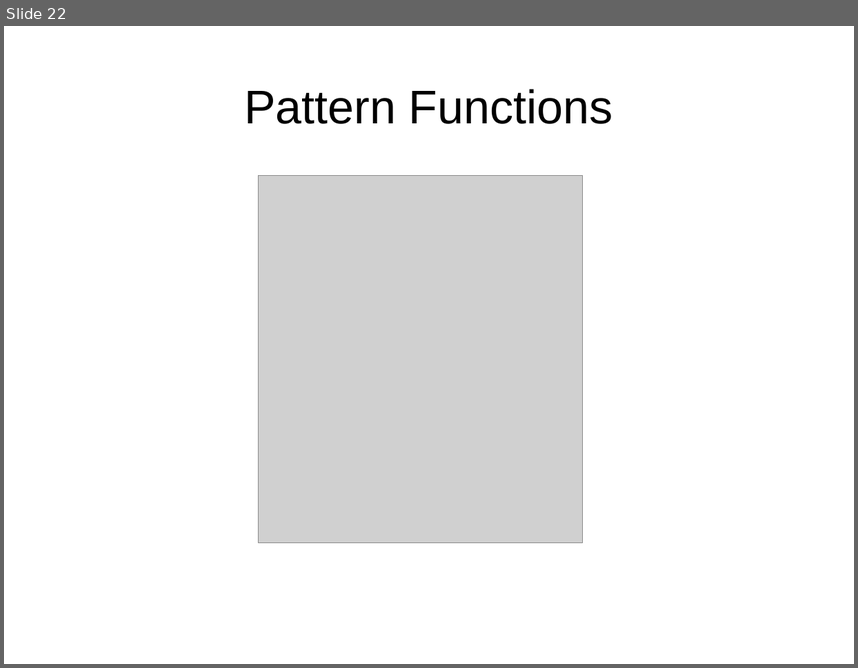
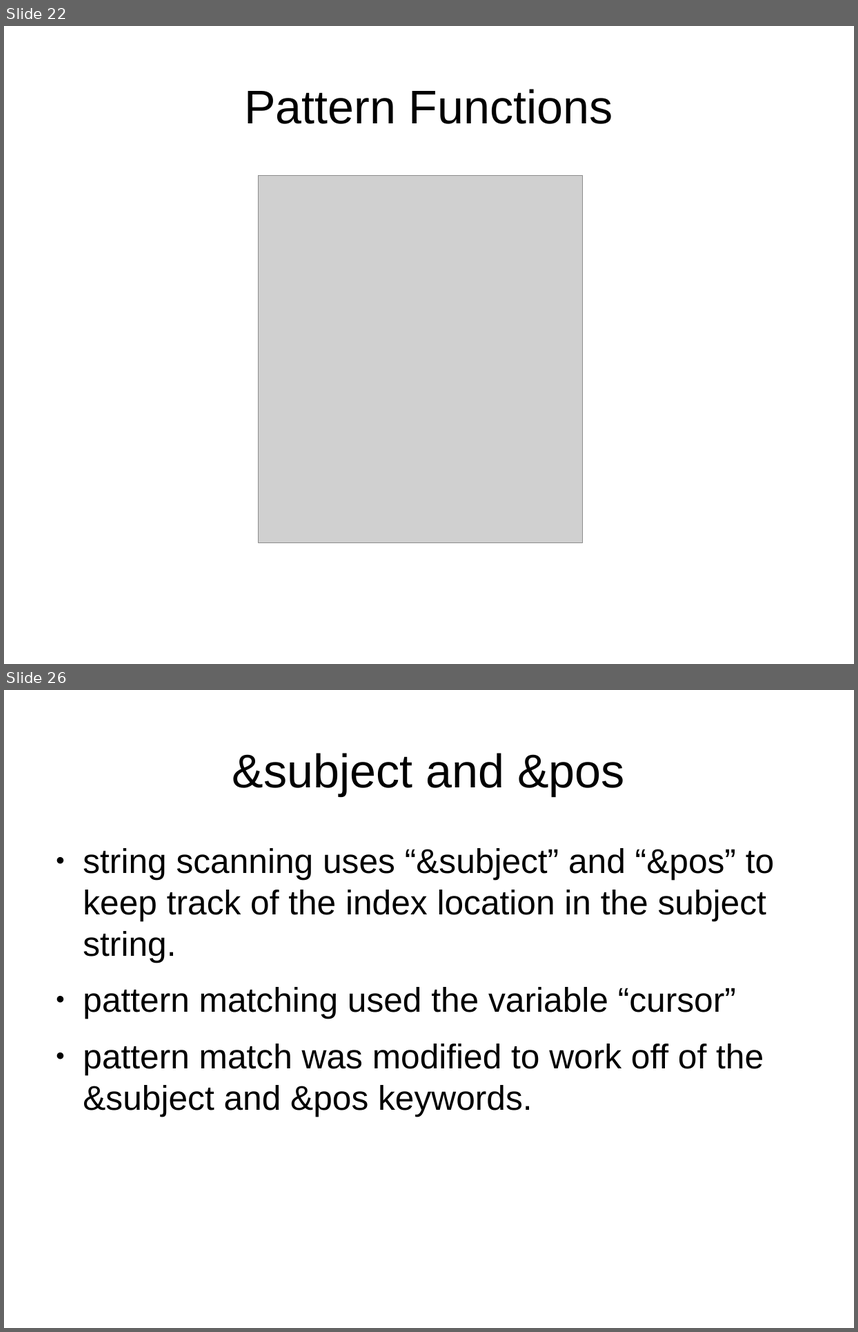
Before and after one commit to johngoettsche/Thesis, a slide deck: ThesisDefense.odp. Shown one above the other, each under a label of ours: slide 22 before the commit, slides 22 and 26 after it; the slides between them are not shown. The pictures are 858x668 and 858x1332 pixels, drawn with LibreOffice and Linux fonts; fonts in the diff are those of the drawing; grey boxes stand for pictures. Boxes give left, top, right and bottom in pixels: in the first picture for what was removed or moved away, otherwise in the second. Text is boxed around its words. In the diff, an @@ line names an element or a change of style, - is before the commit and + after.

```diff
--- a/ThesisDefense.odp
+++ b/ThesisDefense.odp
@@ slide 26 added at [4, 690, 854, 1328], background #FFFFFF @@
@@ title added at [232, 753, 625, 796], 44 pt, text #000000 @@
+&subject and &pos
@@ text added at [83, 848, 774, 1116], 32 pt, text #000000 @@
+● string scanning uses “&subject” and “&pos” to keep track of the index location in the subject string.
+● pattern matching used the variable “cursor”
+● pattern match was modified to work off of the &subject and &pos keywords.
```
Also in this commit, not shown: 5 slides changed, 13 other slides added, 2 slides removed, 1 other file.
